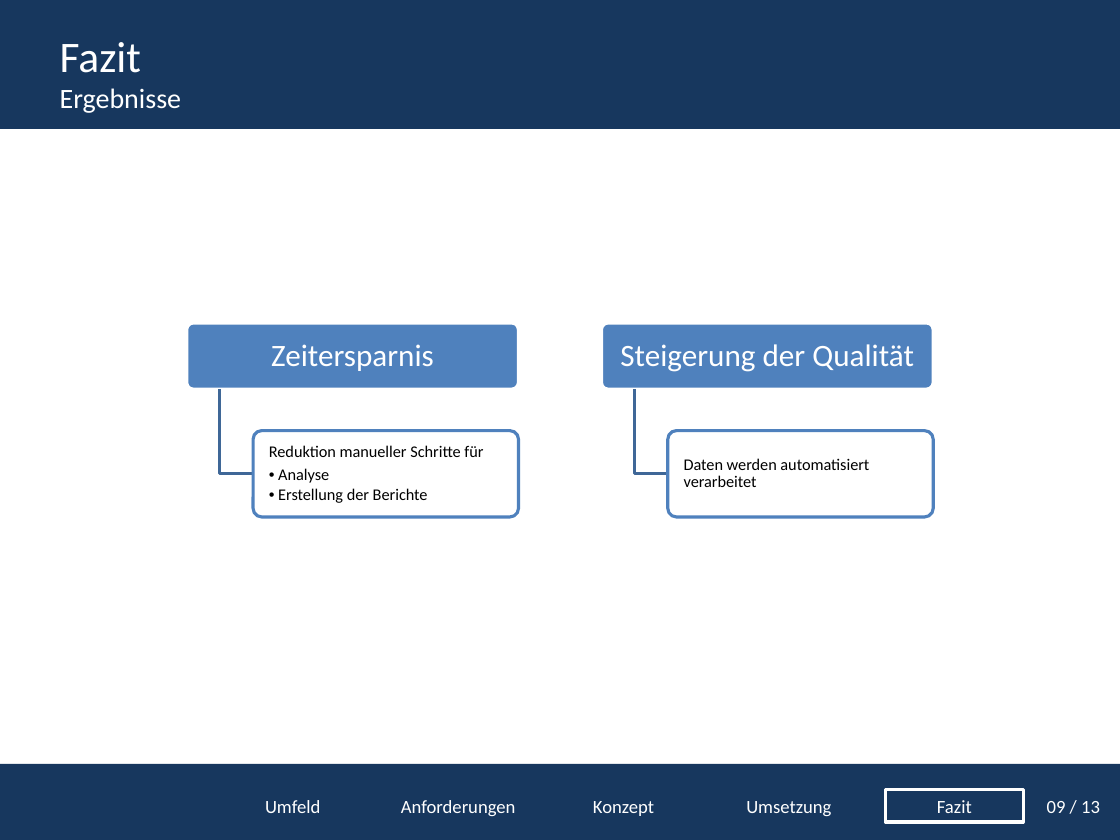
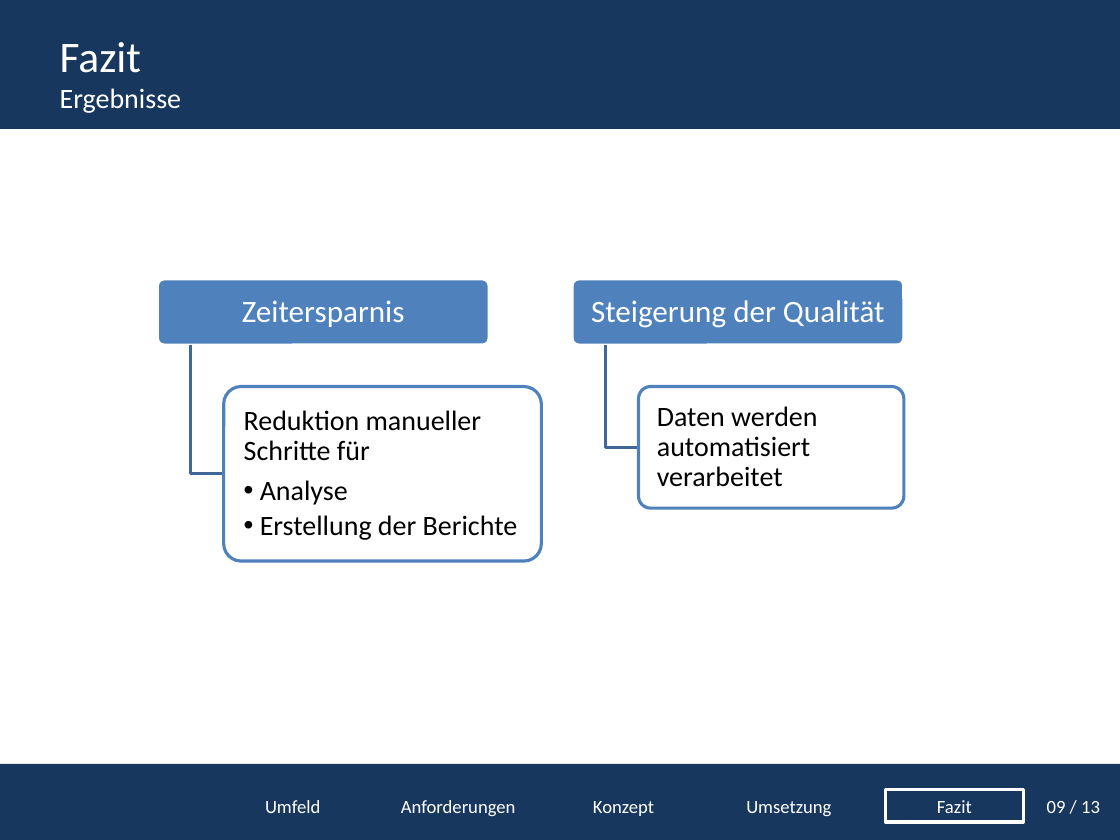
Before and after one commit to tomtom1992/Projektpr-sentation, a slide deck: slide 24 of Projektpräsentation.pptx. Drawn at 1120x840 pixels with LibreOffice and Linux fonts; fonts in the diff are those of the drawing; background and template pictures are left out. Boxes give left, top, right and bottom in pixels: in the first picture for what was removed or moved away, otherwise in the second. Text is boxed around its words. In the diff, an @@ line names an element or a change of style, - is before the commit and + after.

Commit message:
changes

```diff
--- a/Projektpräsentation.pptx
+++ b/Projektpräsentation.pptx
@@ 2 texts, 2 rounded rectangles: place and size @@
-2 texts, 2 rounded rectangles at bbox=[187, 323, 933, 389]
+2 texts, 2 rounded rectangles at bbox=[158, 279, 904, 345]
@@ freeform shape: place and size @@
-freeform shape at bbox=[220, 390, 253, 475]
+freeform shape at bbox=[190, 345, 224, 474]
@@ freeform shape: place and size @@
-freeform shape at bbox=[635, 390, 669, 475]
+freeform shape at bbox=[605, 345, 638, 447]
@@ rounded rectangle: place and size @@
-rounded rectangle at bbox=[253, 431, 519, 517]
+rounded rectangle at bbox=[224, 386, 542, 561]
@@ rounded rectangle: place and size @@
-rounded rectangle at bbox=[668, 431, 933, 517]
+rounded rectangle at bbox=[638, 386, 904, 508]
@@ text "Reduktion manueller Schritte für": place and size @@
-text "Reduktion manueller Schritte für" at bbox=[269, 445, 483, 503]
+text "Reduktion manueller Schritte für" at bbox=[244, 410, 518, 540]
@@ text "Reduktion manueller Schritte für" at bbox=[244, 410, 518, 540]: size 10.5 to 18 pt; more space between paragraphs @@
@@ text "Daten werden automatisiert verarbeitet" at bbox=[657, 406, 817, 487]: size 10.5 to 18 pt; more space between paragraphs @@
@@ text "Daten werden automatisiert verarbeitet": place and size @@
-text "Daten werden automatisiert verarbeitet" at bbox=[684, 458, 869, 487]
+text "Daten werden automatisiert verarbeitet" at bbox=[657, 406, 817, 487]
```
Also in this commit, not shown: 3 other slides changed.
